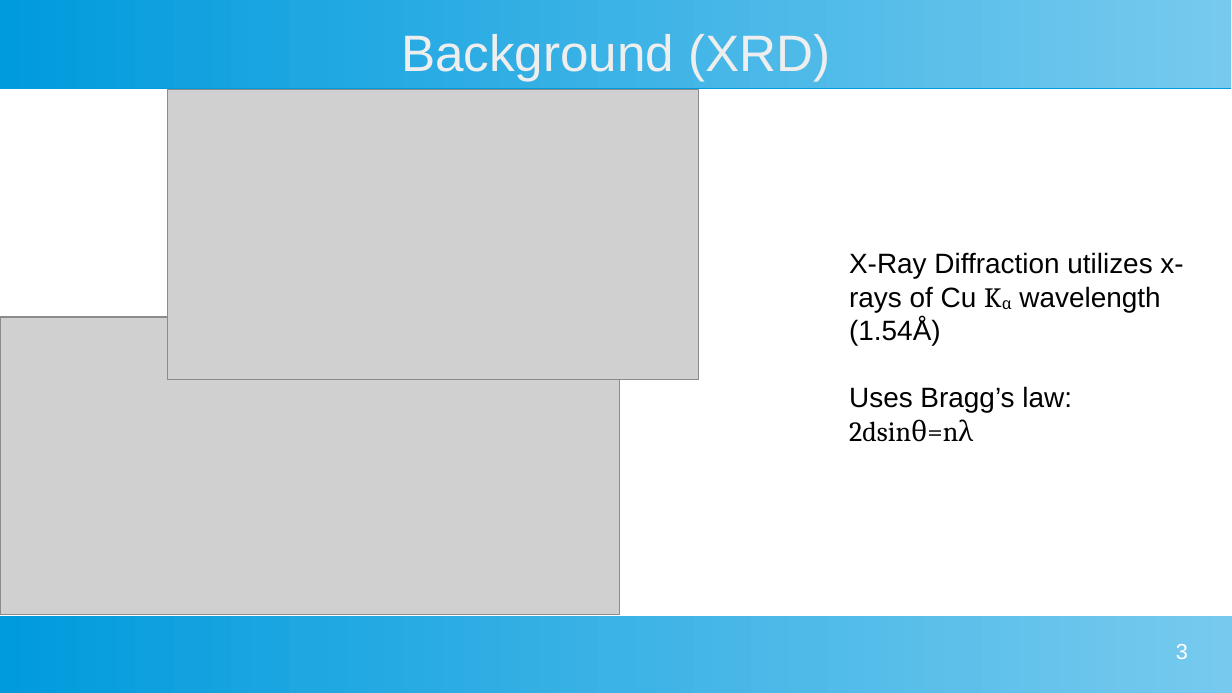
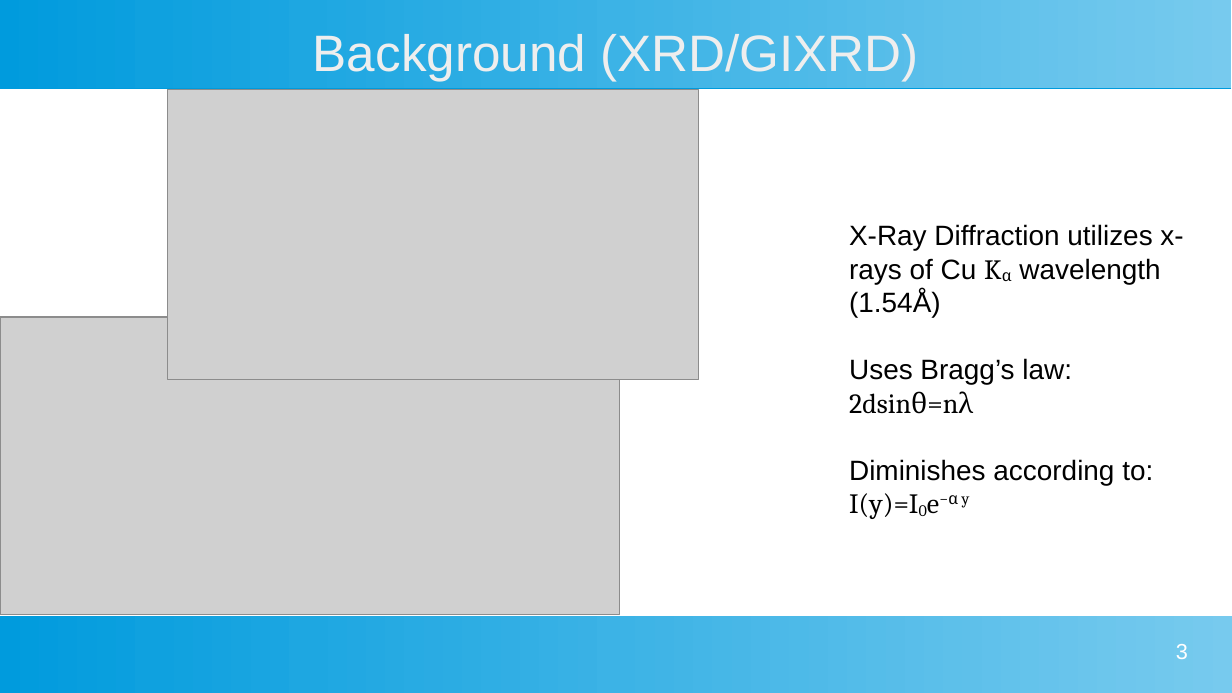
Before and after one commit to MarkS5001/GIXRD-Thesis, a slide deck: slide 3 of Thesis Defense Presentation.odp. Drawn at 1232x693 pixels with LibreOffice and Linux fonts; fonts in the diff are those of the drawing; grey boxes stand for pictures. Boxes give left, top, right and bottom in pixels: in the first picture for what was removed or moved away, otherwise in the second. Text is boxed around its words. In the diff, an @@ line names an element or a change of style, - is before the commit and + after.

```diff
--- a/Thesis Defense Presentation.odp
+++ b/Thesis Defense Presentation.odp
@@ title at [313,34,918,81]: text changed @@
-Background (XRD)
+Background (XRD/GIXRD)
@@ text "X-Ray Diffraction utilizes x-rays of ...": place and size @@
-text "X-Ray Diffraction utilizes x-rays of ..." at [849,252,1183,413]
+text "X-Ray Diffraction utilizes x-rays of ..." at [849,224,1183,519]
@@ text at [849,459,1153,519]: paragraphs added @@
+Diminishes according to:
+I(y)=I0e−α y
```
Also in this commit, not shown: 2 other slides changed.
